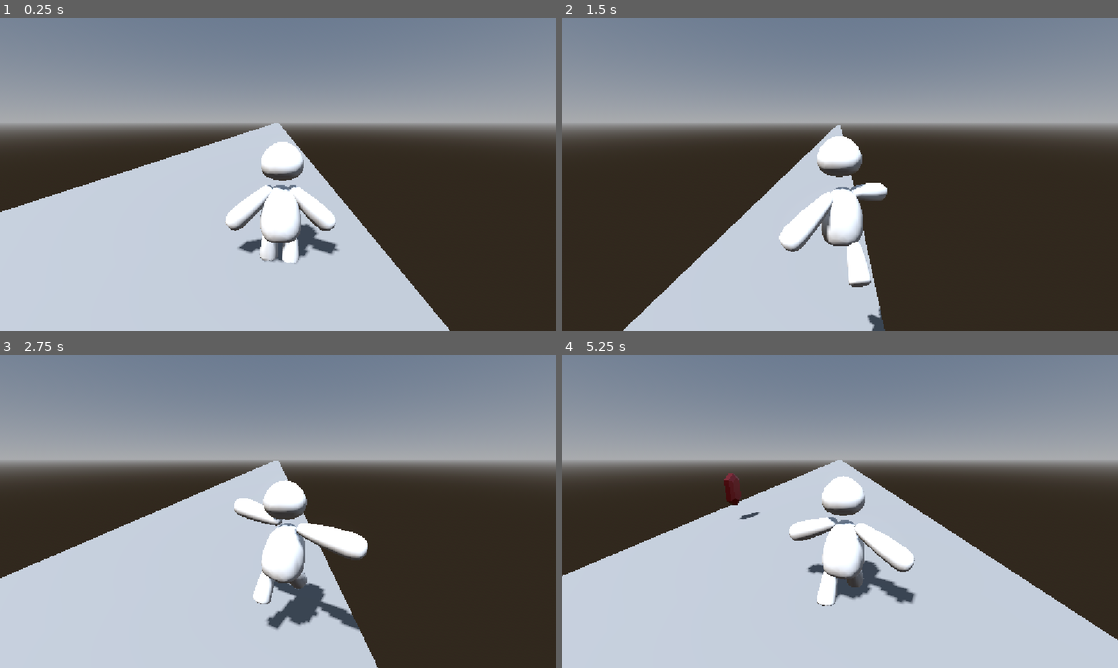
Above: before the commit, frames 1-4 (two rows, left to right).
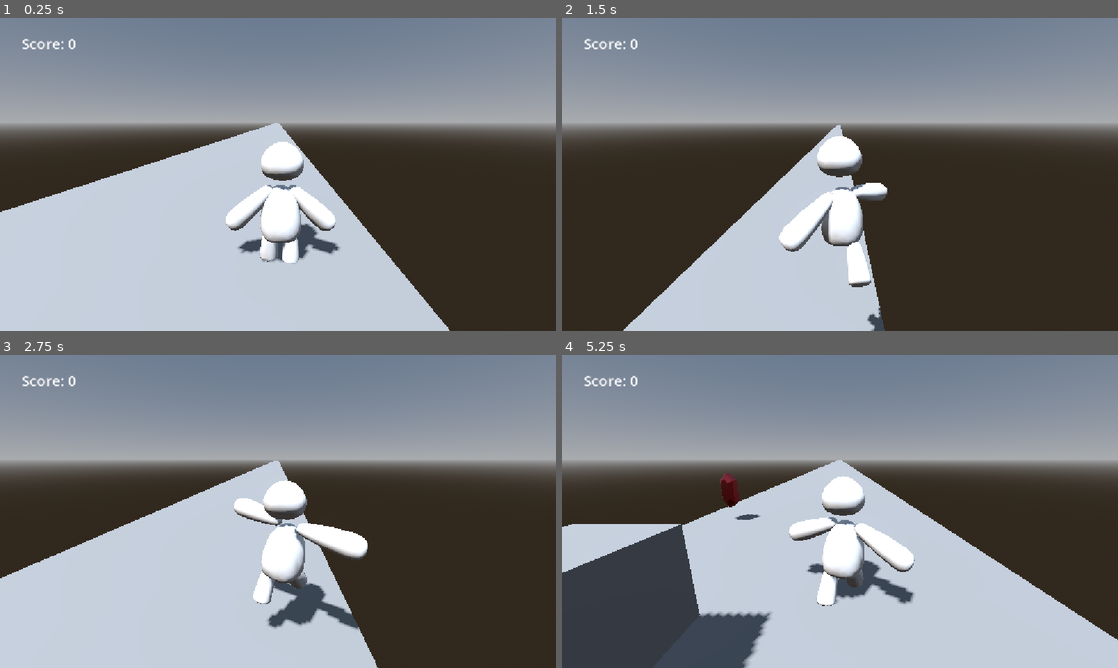
Above: after the commit, the same moments.

Repository: TheAbdullahSaleem/Runner
Game: Godot game, scene res://Scenes/Main.tscn
Two runs of this game, one before a commit and one after it. Both use one fixed random seed, a clock stepped at 60 frames per second and the inputs below.
Inputs (mouse positions are in pixels of both pictures, inside the frame that each line leads up to):
- Up to frame 1 (0.25 s): no input
- Up to frame 2 (1.5 s): tap Enter at 0.5 s; move the mouse to (962, 158) at 0.52 s; hold Right (right) 0.53-1.28 s; tap Alt at 0.6 s; click (962, 158) at 0.67 s; tap Space (jump) at 0.77 s; move the mouse to (728, 190) at 1.27 s; hold Down from 1.28 s (still down); tap Shift at 1.35 s
- Up to frame 3 (2.75 s): tap Space (jump) at 1.52 s; move the mouse to (333, 442) at 2.02 s; release Down at 2.03 s; hold Right (right) from 2.03 s (still down); tap Alt at 2.1 s
- Up to frame 4 (5.25 s): move the mouse to (812, 574) at 2.77 s; release Right (right) at 2.78 s; hold Up 2.78-3.53 s; tap Shift at 2.85, 4.35 s; click (812, 574) at 2.92 s; tap Space (jump) at 3.02, 3.77, 4.52 s; move the mouse to (1006, 558) at 3.52 s; hold Left (left) 3.53-5.03 s; tap Alt at 3.6, 5.1 s; move the mouse to (673, 464) at 4.27 s; move the mouse to (867, 511) at 5.02 s; hold Down from 5.03 s (still down); click (867, 511) at 5.17 s

The runs differ from the first frame. In frame 1, 0.2% of the frame differs, in the area x 4-62%, y 6-78%; in frame 2, 0.3%; in frame 3, 0.4%; in frame 4, 13%, in the area x 0-64%, y 6-100%.
Error before the commit: Parse Error: Identifier "Scoresetting" not declared in the current scope. (res://Scripts/crystals.gd:14)

Commit message:
Made the speed powerup

Diff:
--- a/Scenes/Main.tscn
+++ b/Scenes/Main.tscn
@@ -1,7 +1,7 @@
 [gd_scene format=3 uid="uid://bgl3o87mul6xx"]
 
 [ext_resource type="PackedScene" uid="uid://be8qbmt0fe144" path="res://Scenes/Player.tscn" id="1_r150o"]
-[ext_resource type="Script" uid="uid://cynea2ebogkdg" path="res://Scenes/main.gd" id="1_rgh2o"]
+[ext_resource type="Script" uid="uid://cynea2ebogkdg" path="res://Scripts/main.gd" id="1_rgh2o"]
 [ext_resource type="PackedScene" uid="uid://ba4mkhe2f7lma" path="res://Scenes/Score.tscn" id="2_idj7w"]
 
 [sub_resource type="ProceduralSkyMaterial" id="ProceduralSkyMaterial_rgh2o"]
@@ -39,3 +39,7 @@
 [node name="Timer" type="Timer" parent="." unique_id=1437148557]
 wait_time = 5.0
 autostart = true
+
+[node name="Timer2" type="Timer" parent="." unique_id=288887583]
+wait_time = 3.0
+autostart = true
--- a/Scenes/power_up.tscn
+++ b/Scenes/Speed_powerup.tscn
@@ -1,16 +1,18 @@
 [gd_scene format=3 uid="uid://dl7mp82tu4t1v"]
 
-[ext_resource type="Script" uid="uid://bsyf3hu4w8nxu" path="res://Power up.gd" id="1_psa43"]
+[ext_resource type="Script" uid="uid://bsyf3hu4w8nxu" path="res://Scripts/Speed_powerup.gd" id="1_fijcr"]
 
 [sub_resource type="BoxShape3D" id="BoxShape3D_kf11u"]
 
 [sub_resource type="BoxMesh" id="BoxMesh_nl1qf"]
 
-[node name="Power up" type="Area3D" unique_id=1193938432]
-script = ExtResource("1_psa43")
+[node name="Speed_powerup" type="Area3D" unique_id=1193938432]
+script = ExtResource("1_fijcr")
 
 [node name="CollisionShape3D" type="CollisionShape3D" parent="." unique_id=1073083949]
 shape = SubResource("BoxShape3D_kf11u")
 
 [node name="MeshInstance3D" type="MeshInstance3D" parent="." unique_id=2071009725]
 mesh = SubResource("BoxMesh_nl1qf")
+
+[connection signal="body_entered" from="." to="." method="_on_body_entered"]
--- a/Scripts/Player.gd
+++ b/Scripts/Player.gd
@@ -8,6 +8,8 @@
 var jump_val = 0
 var fall_val = 0
 var blend_speed = 5
+@export var speed : int = 3
+@export var boosted_speed : int = 5
 
 func handle_anim(delta):
 	match current_anim:
@@ -34,7 +36,10 @@
 	anim_tree["parameters/fall/blend_amount"] = fall_val
 
 func _physics_process(delta: float) -> void:
-	movements(delta)
+	if is_on_floor():
+		current_anim = RUN
+	var target_x = (cur_lane - 1.5) * lane_width
+	velocity.x = (target_x - position.x) * delta *200
 	update_tree()
 	handle_anim(delta)
 	if not is_on_floor():
@@ -50,11 +55,12 @@
 		cur_lane = min(cur_lane + 1 , 3)
 	if velocity == Vector3.ZERO:
 		current_anim =IDLE
+	if Globals.speed_powerup:
+		velocity.z = boosted_speed
+		Globals.speed_powerup_timer -= delta
+
+	if Globals.speed_powerup_timer <= 0.2:
+		Globals.speed_powerup = false
+		velocity.z = speed
 
 	move_and_slide()
-func movements(delta):
-	velocity.z = 2
-	if is_on_floor():
-		current_anim = RUN
-	var target_x = (cur_lane - 1.5) * lane_width
-	velocity.x = (target_x - position.x) * delta *200
--- a/Power up.gd
+++ b/Scripts/Speed_powerup.gd
@@ -10,3 +10,9 @@
 # Called every frame. 'delta' is the elapsed time since the previous frame.
 func _process(delta: float) -> void:
 	pass
+
+
+func _on_body_entered(body: Node3D) -> void:
+	if body.is_in_group("player"):
+		Globals.activate_speedpup()
+		queue_free()
--- a/Scripts/crystals.gd
+++ b/Scripts/crystals.gd
@@ -11,5 +11,5 @@
 
 func _on_body_entered(body: Node3D) -> void:
 	if body.is_in_group("player"):
-		Scoresetting.crystals += 1
+		Globals.crystals += 1
 		queue_free()
--- a/Scripts/globals.gd
+++ b/Scripts/globals.gd
@@ -1,5 +1,8 @@
 extends Node
 var crystals = 0
+var speed_powerup : bool = false
+var speed_powerup_timer := 0.0
+@export var boost_durtion : float = 30.0
 
 # Called when the node enters the scene tree for the first time.
 func _ready() -> void:
@@ -9,3 +12,6 @@
 # Called every frame. 'delta' is the elapsed time since the previous frame.
 func _process(delta: float) -> void:
 	pass
+func activate_speedpup():
+	speed_powerup = true
+	speed_powerup_timer = boost_durtion
--- a/Scenes/main.gd
+++ b/Scripts/main.gd
@@ -1,11 +1,14 @@
 extends Node3D
-const crystal := preload("res://Scenes/Crystals.tscn")
+var crystal := preload("res://Scenes/Crystals.tscn")
+var speed_powerup := preload("res://Scenes/Speed_powerup.tscn")
 @onready var timer: Timer = $Timer
+@onready var timer_2: Timer = $Timer2
 @onready var player: CharacterBody3D = $Player
 
 # Called when the node enters the scene tree for the first time.
 func _ready() -> void:
 	timer.timeout.connect(spawning_crystal)
+	timer_2.timeout.connect(spawning_speedpowerup)
 
 # Called every frame. 'delta' is the elapsed time since the previous frame.
 func _process(delta: float) -> void:
@@ -15,3 +18,8 @@
 	add_child(crystal_instance)
 	var lane = (randi_range(0,3) - 1.5) * 2
 	crystal_instance.global_position = Vector3(lane,1.1,player.global_position.z+5)
+func spawning_speedpowerup() -> void :
+	var speed_powerup_instance = speed_powerup.instantiate()
+	add_child(speed_powerup_instance)
+	var lane = (randi_range(0,3) - 1.5) * 2
+	speed_powerup_instance.global_position = Vector3(lane,1.1,player.global_position.z+5)
--- a/Scripts/score.gd
+++ b/Scripts/score.gd
@@ -9,4 +9,4 @@
 
 # Called every frame. 'delta' is the elapsed time since the previous frame.
 func _process(delta: float) -> void:
-	label.text = "Score: " + str(Scoresetting.crystals)
+	label.text = "Score: " + str(Globals.crystals)
Renamed: Power up.gd.uid -> Scripts/Speed_powerup.gd.uid
Renamed: Scenes/main.gd.uid -> Scripts/main.gd.uid
